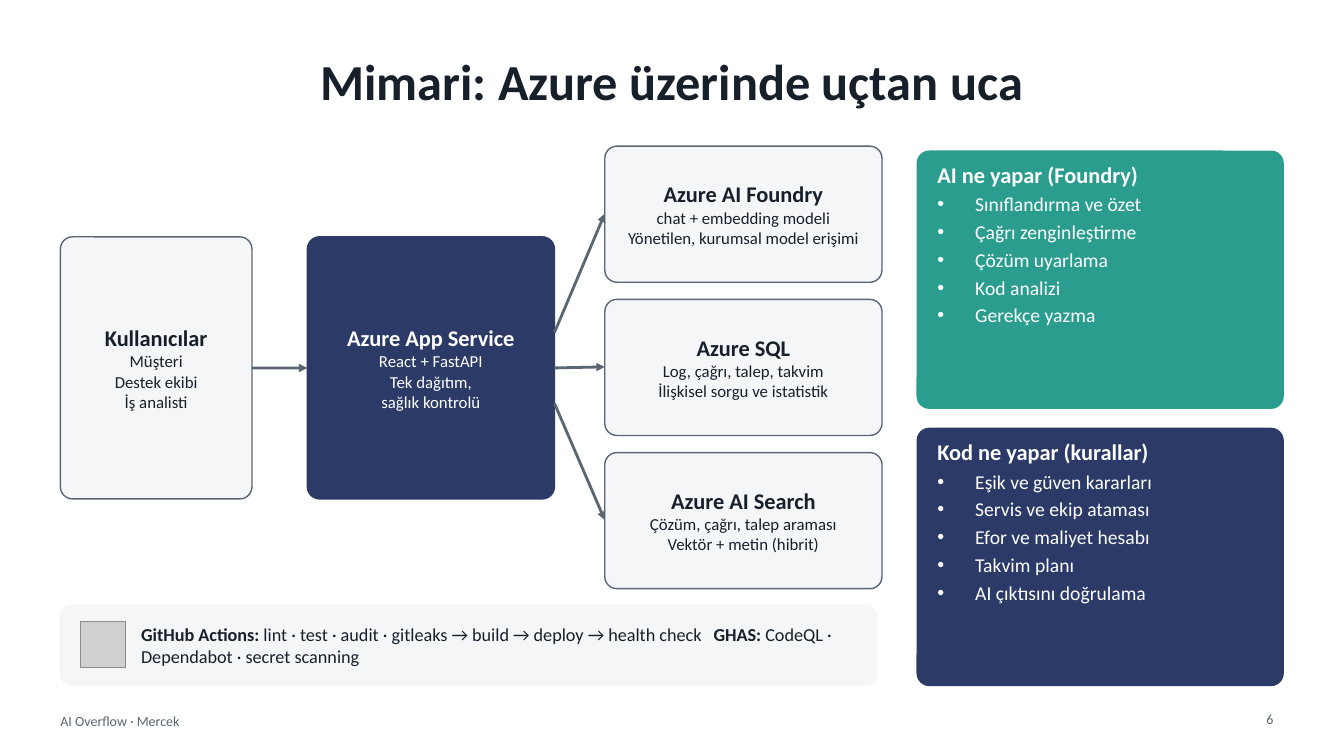
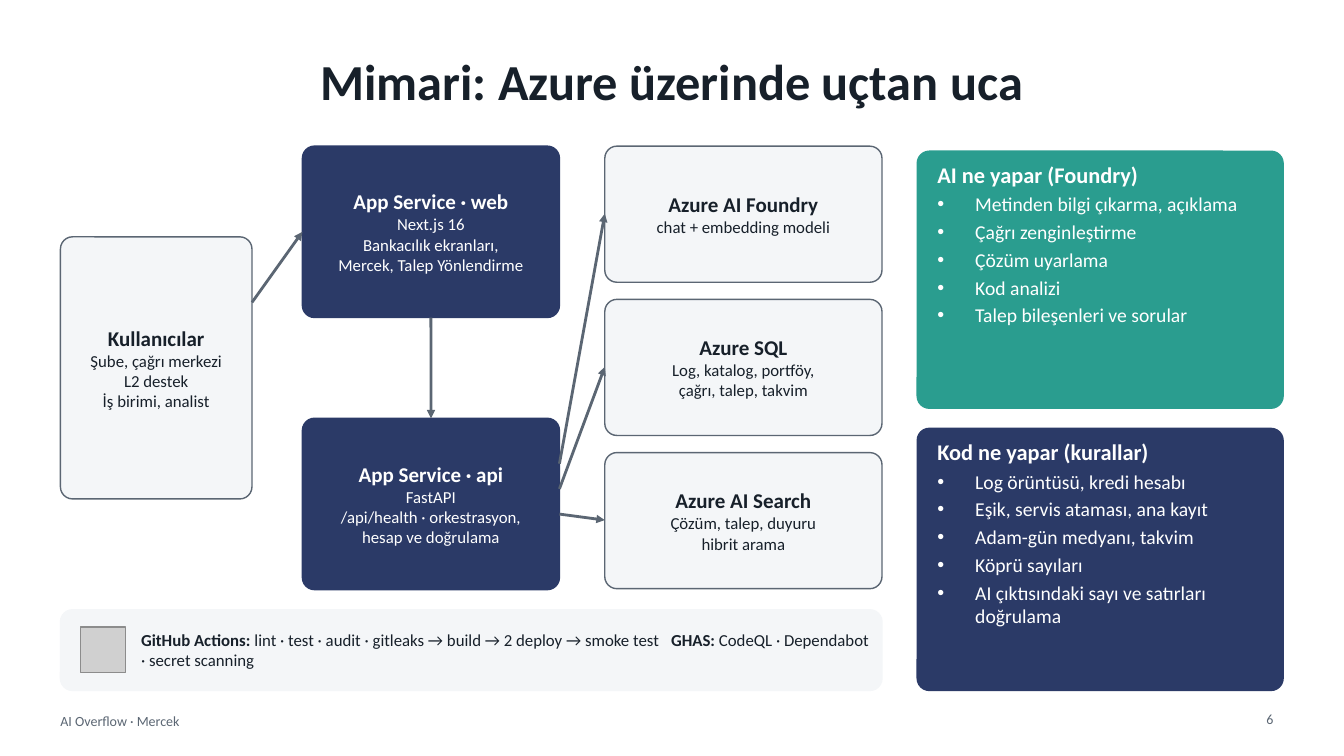
Before and after one commit to SeyhanAmasyalii/ZTHackathonStudy, a slide deck: slide 6 of presentation/Mercek_AI_Overflow_Sunum.pptx. Drawn at 1344x756 pixels with LibreOffice and Linux fonts; fonts in the diff are those of the drawing; grey boxes stand for pictures. Boxes give left, top, right and bottom in pixels: in the first picture for what was removed or moved away, otherwise in the second. Text is boxed around its words. In the diff, an @@ line names an element or a change of style, - is before the commit and + after.

```diff
--- a/presentation/Mercek_AI_Overflow_Sunum.pptx
+++ b/presentation/Mercek_AI_Overflow_Sunum.pptx
@@ rounded rectangle added at bbox=[302, 146, 560, 318], fill #2B3A67, outline #2B3A67 1 pt @@
@@ text added at bbox=[338, 194, 523, 274], 12 pt, text #FFFFFF @@
+App Service · web
+Next.js 16
+Bankacılık ekranları,
+Mercek, Talep Yönlendirme
@@ text at bbox=[668, 197, 818, 216]: size 16 to 15 pt in "Azure AI Foundry" @@
@@ text at bbox=[975, 197, 1237, 215]: text changed @@
-• Sınıflandırma ve özet
+• Metinden bilgi çıkarma, açıklama
@@ arrow moved from (252, 368) - (308, 368) to (252, 302) - (302, 232) @@
@@ arrow moved from (555, 333) - (605, 214) to (560, 464) - (605, 214) @@
@@ text at bbox=[628, 232, 859, 247]: paragraph removed @@
-Yönetilen, kurumsal model erişimi
@@ arrow added from (432, 318) to (432, 418), #5B6673 2 pt @@
@@ text at bbox=[975, 308, 1187, 326]: text changed @@
-• Gerekçe yazma
+• Talep bileşenleri ve sorular
@@ text at bbox=[90, 355, 221, 410]: text changed @@
-Müşteri
-Destek ekibi
-İş analisti
+Şube, çağrı merkezi
+L2 destek
+İş birimi, analist
@@ text at bbox=[108, 331, 204, 346]: size 16 to 15 pt in "Kullanıcılar" @@
@@ text removed at bbox=[347, 330, 515, 411] @@
-Azure App Service
-React + FastAPI
-Tek dağıtım,
-sağlık kontrolü
@@ text at bbox=[699, 341, 787, 358]: size 16 to 15 pt in "Azure SQL" @@
@@ arrow moved from (555, 403) - (605, 520) to (560, 489) - (605, 367) @@
@@ text at bbox=[672, 364, 815, 399]: text changed @@
-Log, çağrı, talep, takvim
-İlişkisel sorgu ve istatistik
+Log, katalog, portföy,
+çağrı, talep, takvim
@@ rounded rectangle at bbox=[302, 418, 560, 590]: proportions changed @@
@@ rounded rectangle: place and size @@
-rounded rectangle at bbox=[308, 237, 555, 499]
+rounded rectangle at bbox=[302, 418, 560, 590]
@@ rounded rectangle: place and size @@
-rounded rectangle at bbox=[918, 429, 1284, 686]
+rounded rectangle at bbox=[918, 429, 1284, 691]
@@ rounded rectangle at bbox=[918, 429, 1284, 691]: proportions changed @@
@@ text added at bbox=[341, 467, 520, 546], 12 pt, text #FFFFFF @@
+App Service · api
+FastAPI
+/api/health · orkestrasyon,
+hesap ve doğrulama
@@ text at bbox=[975, 475, 1208, 627]: text changed @@
-• Eşik ve güven kararları
-• Servis ve ekip ataması
-• Efor ve maliyet hesabı
-• Takvim planı
-• AI çıktısını doğrulama
+• Log örüntüsü, kredi hesabı
+• Eşik, servis ataması, ana kayıt
+• Adam-gün medyanı, takvim
+• Köprü sayıları
+• AI çıktısındaki sayı ve satırları doğrulama
@@ text at bbox=[675, 493, 811, 508]: size 16 to 15 pt in "Azure AI Search" @@
@@ arrow moved from (555, 368) - (605, 367) to (560, 514) - (605, 520) @@
@@ text at bbox=[671, 517, 816, 550]: text changed @@
-Çözüm, çağrı, talep araması
-Vektör + metin (hibrit)
+Çözüm, talep, duyuru
+hibrit arama
@@ rounded rectangle: place and size @@
-rounded rectangle at bbox=[60, 605, 877, 686]
+rounded rectangle at bbox=[60, 610, 882, 691]
@@ picture: place and size @@
-picture at bbox=[81, 622, 126, 667]
+picture at bbox=[81, 627, 126, 673]
@@ text at bbox=[141, 634, 869, 669]: text changed; size 13 to 12 pt @@
-GitHub Actions: lint · test · audit · gitleaks → build → deploy → health check GHAS: CodeQL · Dependabot · secret scanning
+GitHub Actions: lint · test · audit · gitleaks → build → 2 deploy → smoke test GHAS: CodeQL · Dependabot · secret scanning
```
Also in this commit, not shown: 7 other slides changed, 2 slides added, 2 slides removed, 24 other files.
